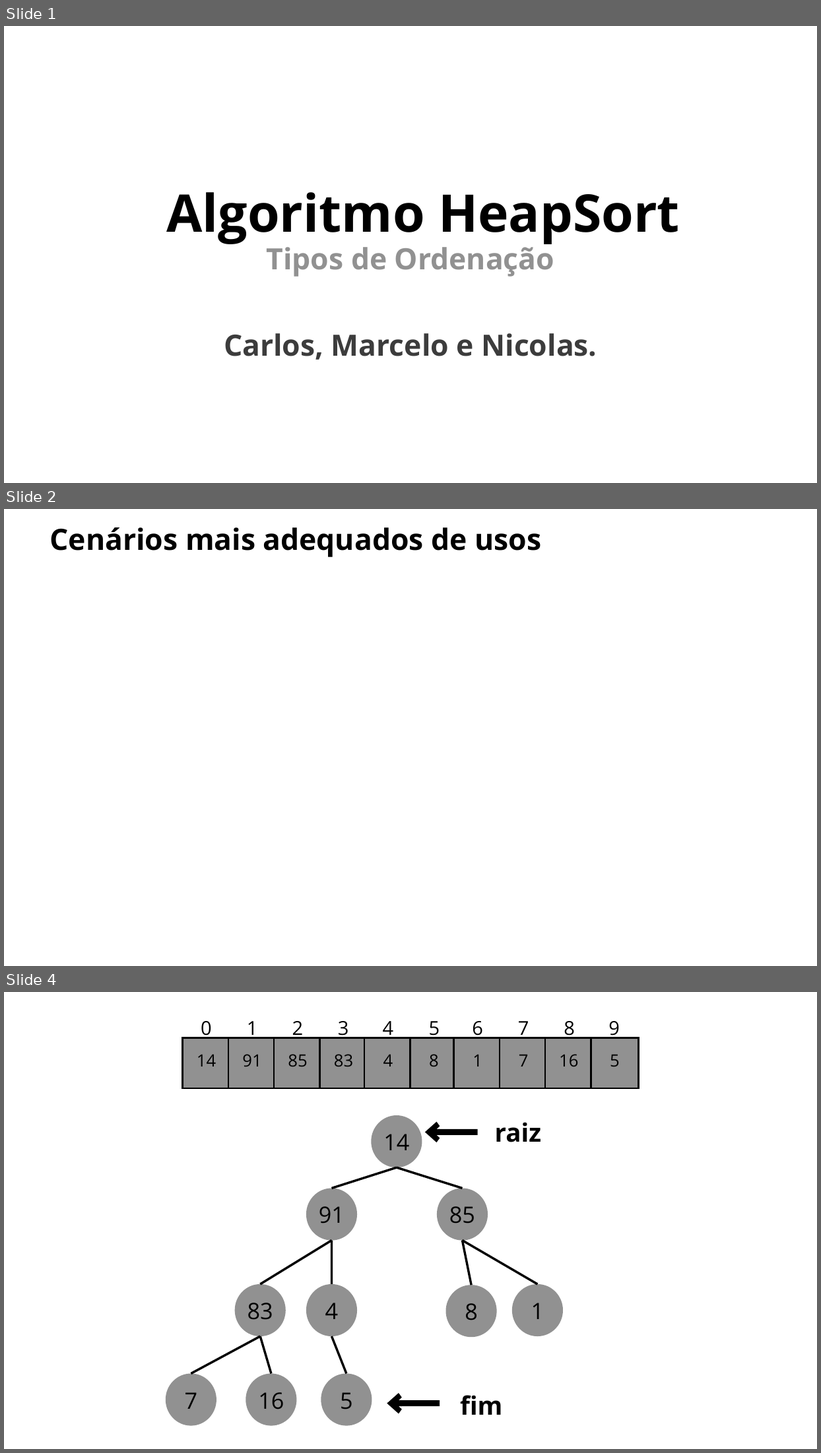
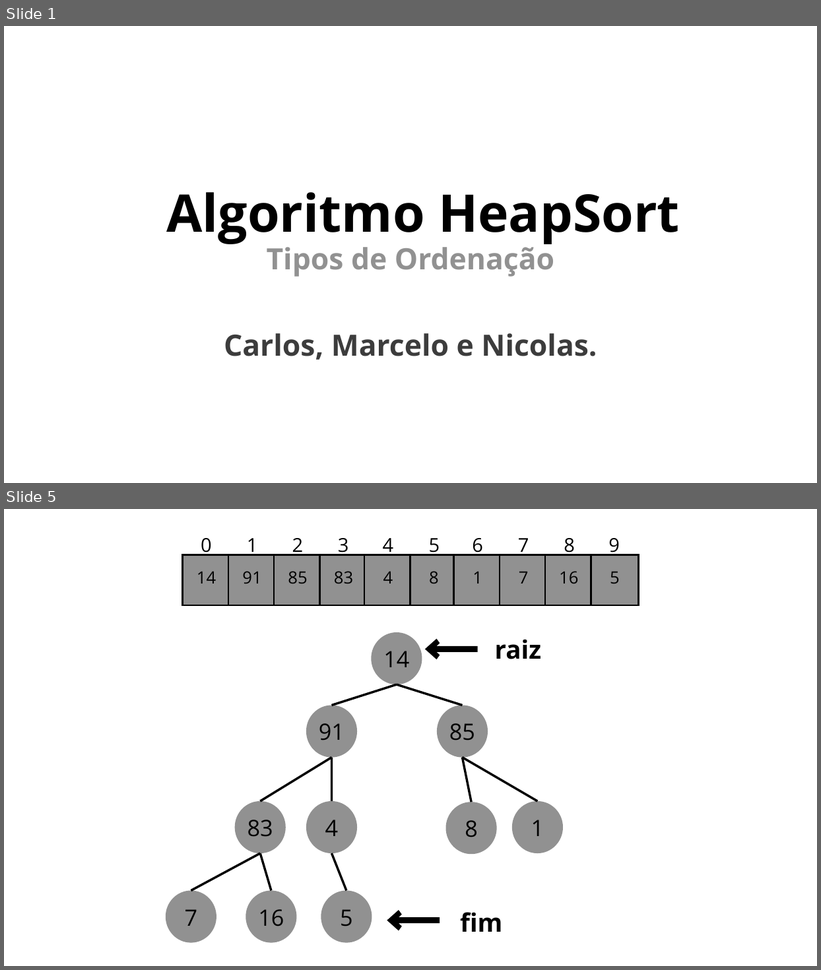
Before and after one commit to unibrasil-programacao-computadores/tp-heapsort, a slide deck: Heap_Sort.pptx. Shown one above the other, each under a label of ours: slides 1, 2 and 4 before the commit, slides 1 and 5 after it; the slides between them are not shown. The pictures are 821x1453 and 821x970 pixels, drawn with LibreOffice and Linux fonts; fonts in the diff are those of the drawing. Boxes give left, top, right and bottom in pixels: in the first picture for what was removed or moved away, otherwise in the second. Text is boxed around its words. In the diff, an @@ line names an element or a change of style, - is before the commit and + after.

```diff
--- a/Heap_Sort.pptx
+++ b/Heap_Sort.pptx
@@ slide 2 removed at (4,509,817,966), background #FFFFFF @@
@@ text removed at (50,527,541,557) @@
-Cenários mais adequados de usos
@@ what was slide 4 is now slide 5 @@
```
Also in this commit, not shown: 5 slides changed, 2 slides added, 4 other slides removed.
